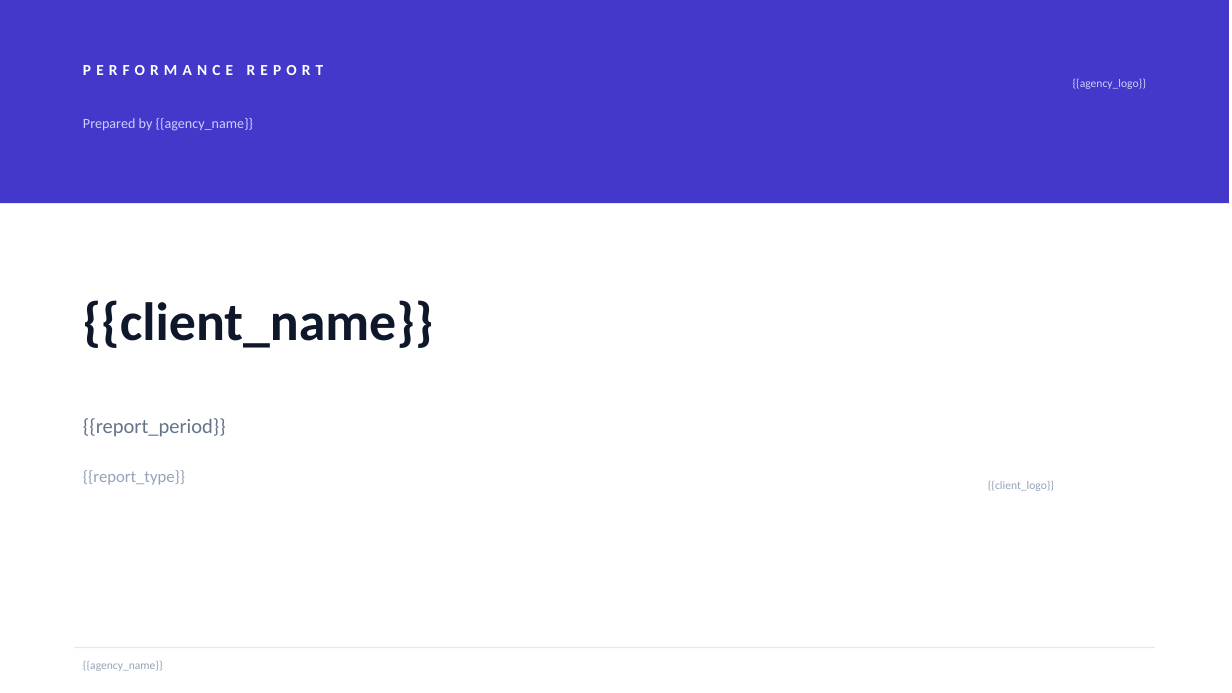
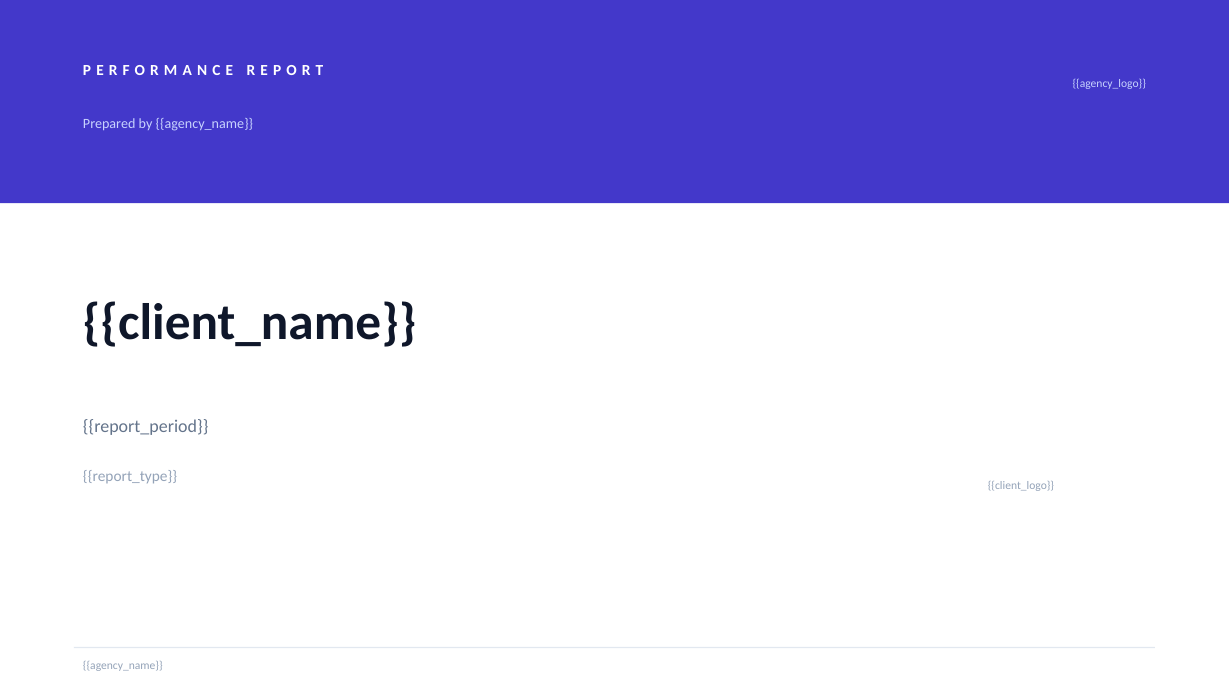
Before and after one commit to sapienbotics/goreportpilot, a slide deck: slide 1 of backend/templates/pptx/modern_clean.pptx. Drawn at 1232x693 pixels with LibreOffice and Linux fonts; fonts in the diff are those of the drawing. Boxes give left, top, right and bottom in pixels: in the first picture for what was removed or moved away, otherwise in the second. Text is boxed around its words. In the diff, an @@ line names an element or a change of style, - is before the commit and + after.

```diff
--- a/backend/templates/pptx/modern_clean.pptx
+++ b/backend/templates/pptx/modern_clean.pptx
@@ text "{{client_name}}" at [83,301,417,347]: size 42 to 40 pt @@
@@ text "{{report_period}}" at [83,419,208,435]: size 16 to 14 pt @@
@@ text "{{report_type}}" at [83,470,177,484]: size 13 to 12 pt @@
```
Also in this commit, not shown: 6 other slides changed, 8 other files.
